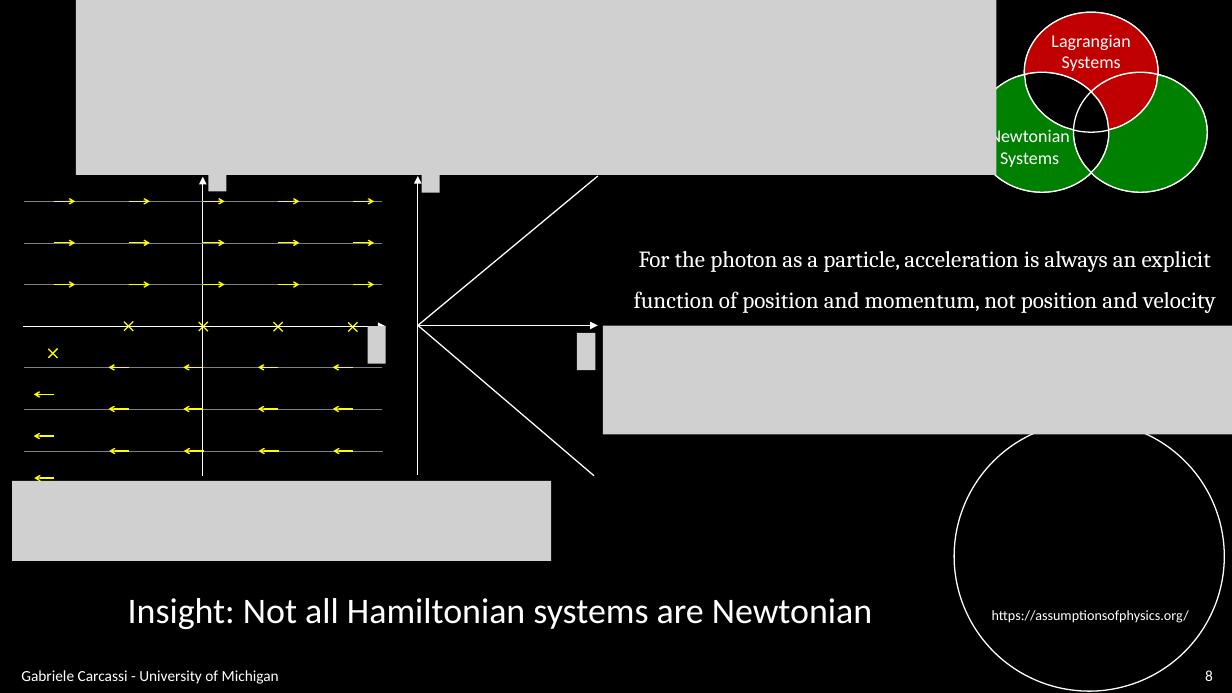
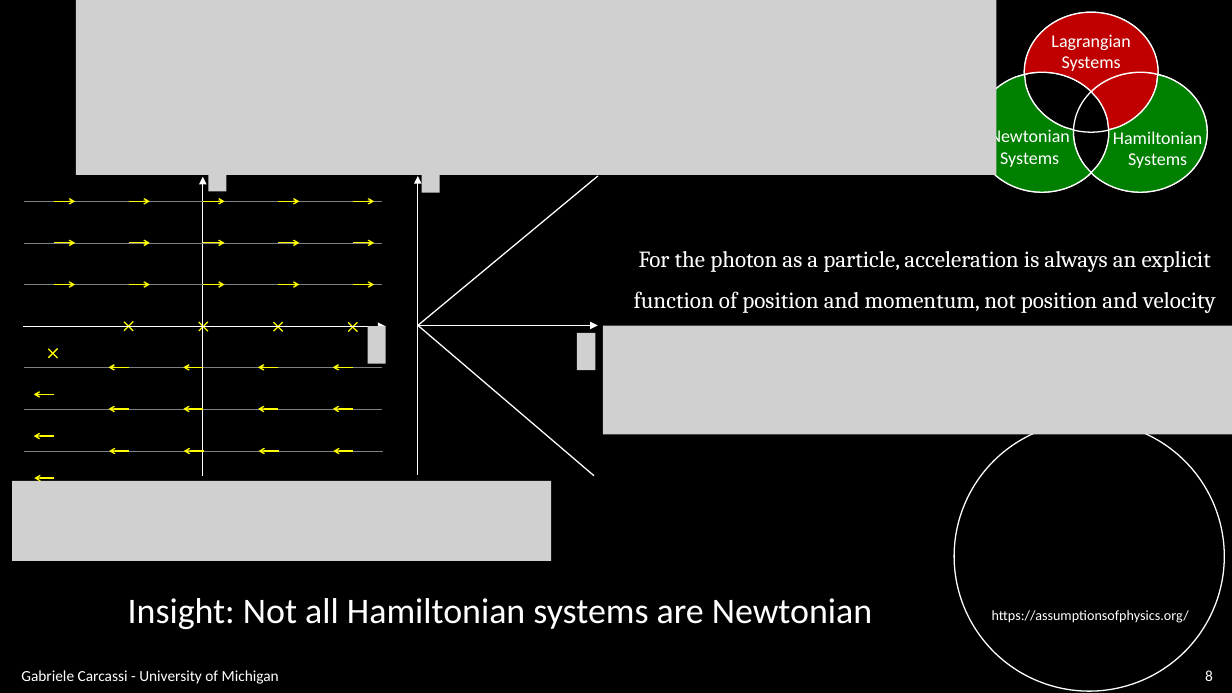
Before and after one commit to assumptionsofphysics/slides, a slide deck: slide 8 of BookCompanions-v2/RP-Class-1.pptx. Drawn at 1232x693 pixels with LibreOffice and Linux fonts; fonts in the diff are those of the drawing; grey boxes stand for pictures; background and template pictures are left out. Boxes give left, top, right and bottom in pixels: in the first picture for what was removed or moved away, otherwise in the second. Text is boxed around its words. In the diff, an @@ line names an element or a change of style, - is before the commit and + after.

```diff
--- a/BookCompanions-v2/RP-Class-1.pptx
+++ b/BookCompanions-v2/RP-Class-1.pptx
@@ text added at [1113,129,1202,168], 14 pt, text #FFFFFF @@
+Hamiltonian
+Systems
```
